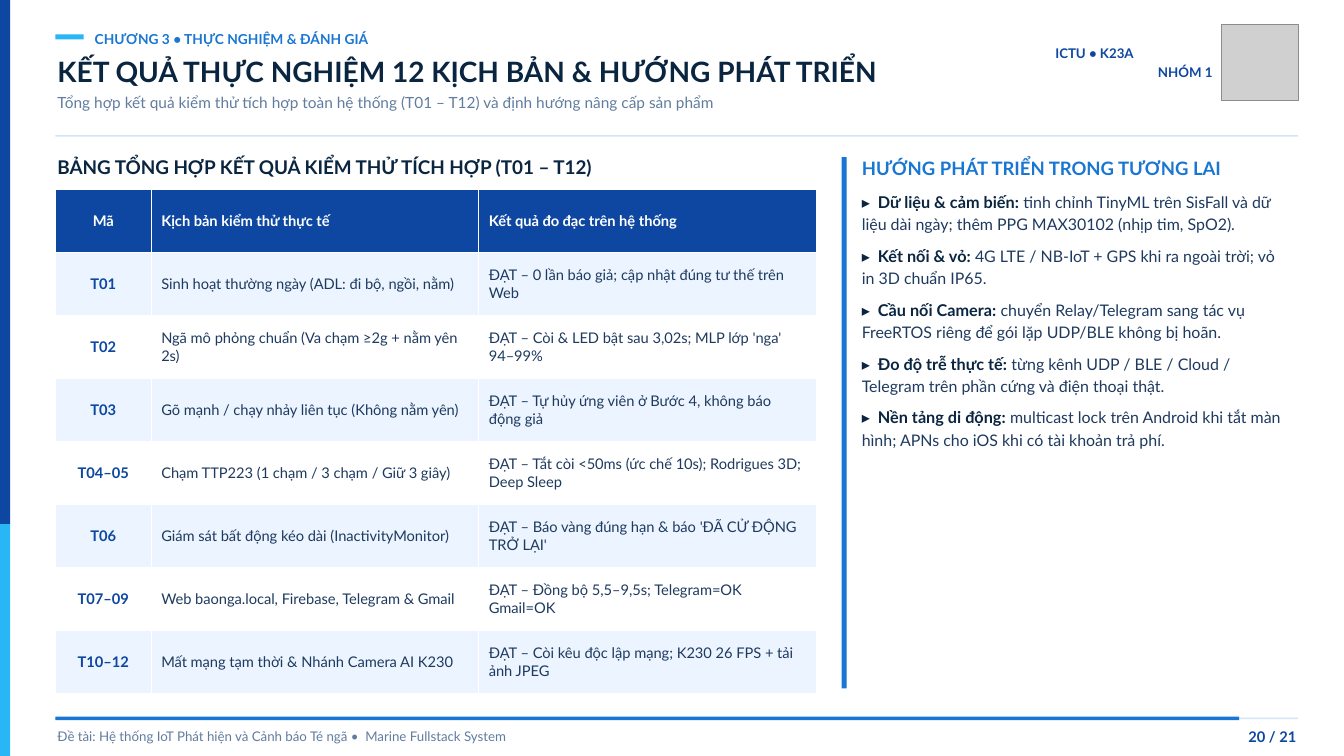
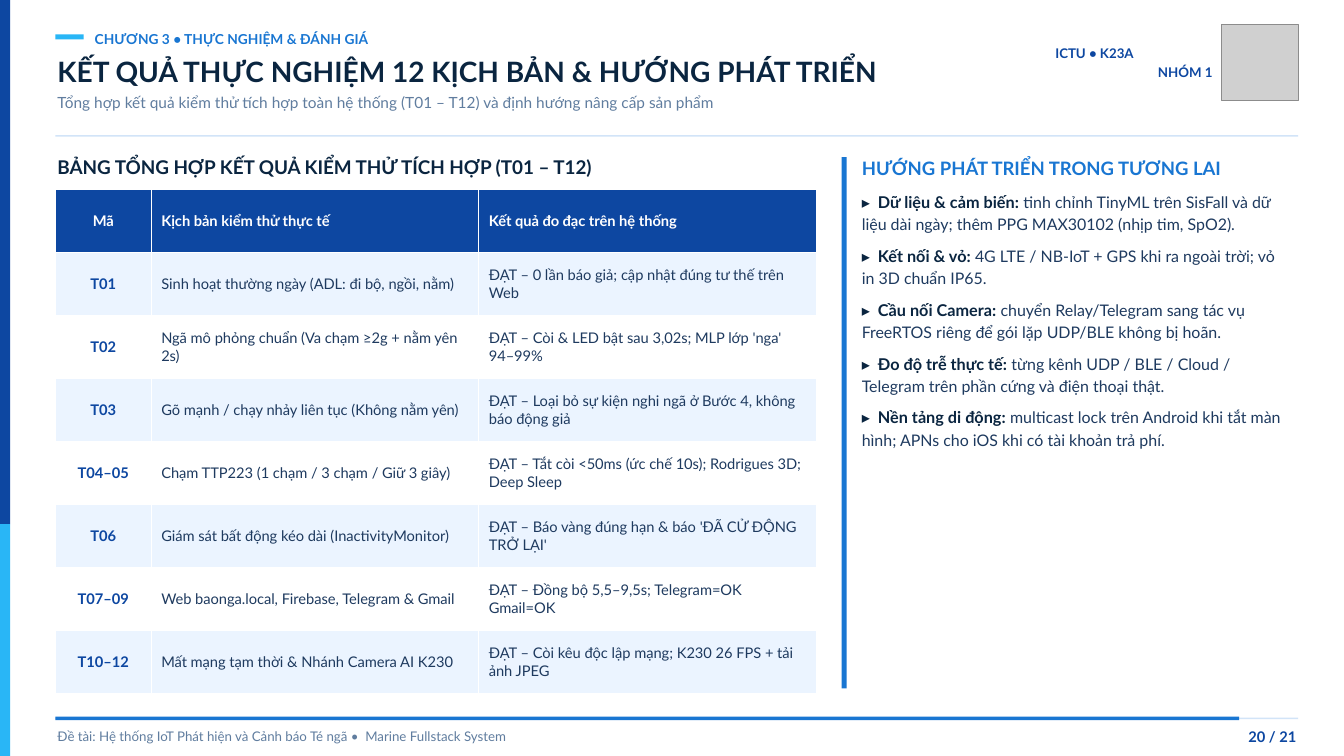
Before and after one commit to twhunq/Fall-Detect, a slide deck: slide 20 of docs/reports/Slide_Thuyet_Trinh_Nhom_1.pptx. Drawn at 1344x756 pixels with LibreOffice and Linux fonts; fonts in the diff are those of the drawing; grey boxes stand for pictures. Boxes give left, top, right and bottom in pixels: in the first picture for what was removed or moved away, otherwise in the second. Text is boxed around its words. In the diff, an @@ line names an element or a change of style, - is before the commit and + after.

Commit message:
docs: chuan hoa thuat ngu (AIoT -> IoT, nghi nga, thiet lap ket noi truoc, pha on dinh/xac minh tu the)
- README, firmware/wearable/README, bao cao .docx, slide .pptx/.html
- Tin nhan Telegram cua cau noi camera K230 doi "AIoT" thanh "IoT"

```diff
--- a/docs/reports/Slide_Thuyet_Trinh_Nhom_1.pptx
+++ b/docs/reports/Slide_Thuyet_Trinh_Nhom_1.pptx
@@ table at <box>55,190,817,694</box> @@
-row 4, column 3: ĐẠT – Tự hủy ứng viên ở Bước 4, không báo động giả
+row 4, column 3: ĐẠT – Loại bỏ sự kiện nghi ngã ở Bước 4, không báo động giả
```
Also in this commit, not shown: 7 other slides changed, 5 other files.
